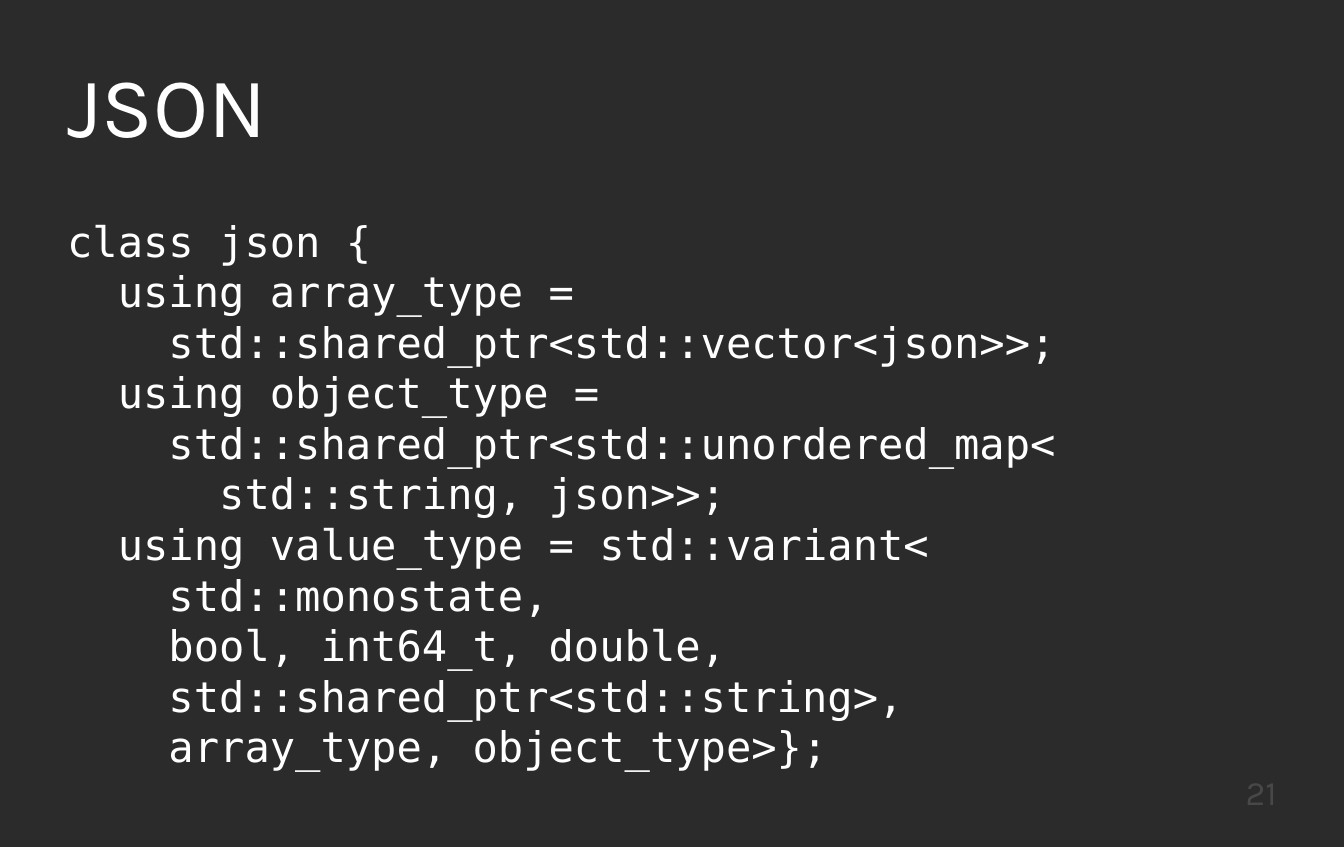
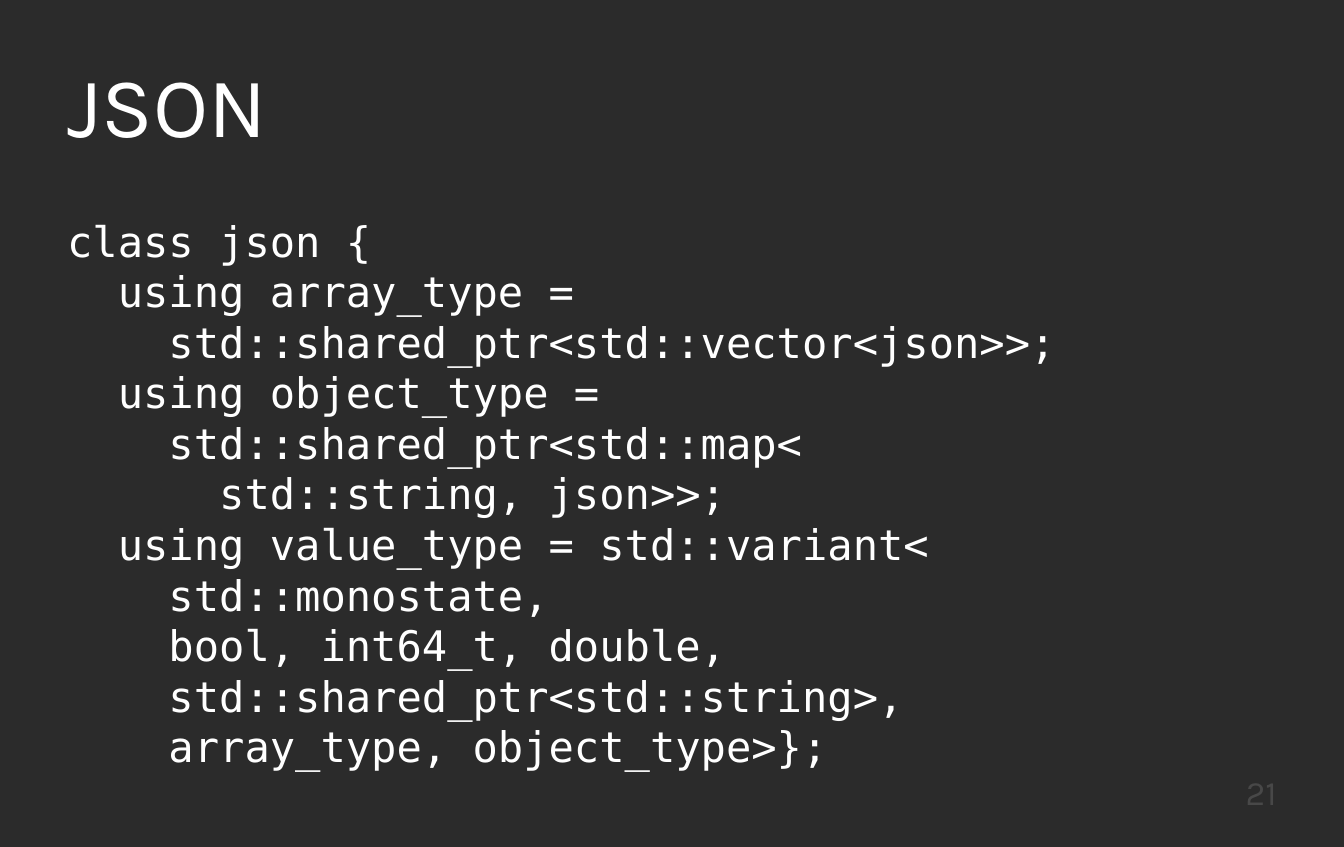
Before and after one commit to KayEss/cpp-designing4performance, a slide deck: slide 21 of slides/Designing APIs For Performance.odp. Drawn at 1344x847 pixels with LibreOffice and Linux fonts; fonts in the diff are those of the drawing; background and template pictures are left out; a plain dark background stands for a picture behind light text. Boxes give left, top, right and bottom in pixels: in the first picture for what was removed or moved away, otherwise in the second. Text is boxed around its words. In the diff, an @@ line names an element or a change of style, - is before the commit and + after.

```diff
--- a/slides/Designing APIs For Performance.odp
+++ b/slides/Designing APIs For Performance.odp
@@ text at (x1=67, y1=224, x2=1055, y2=721): text changed @@
-class json {
-using array_type =
-std::shared_ptr<std::vector<json>>;
-using object_type =
-std::shared_ptr<std::unordered_map<
-std::string, json>>;
-using value_type = std::variant<
-std::monostate,
-bool, int64_t, double,
-std::shared_ptr<std::string>,
-array_type, object_type>};
+class json {
+using array_type =
+std::shared_ptr<std::vector<json>>;
+using object_type =
+std::shared_ptr<std::map<
+std::string, json>>;
+using value_type = std::variant<
+std::monostate,
+bool, int64_t, double,
+std::shared_ptr<std::string>,
+array_type, object_type>};
```
Also in this commit, not shown: 4 other slides changed.
